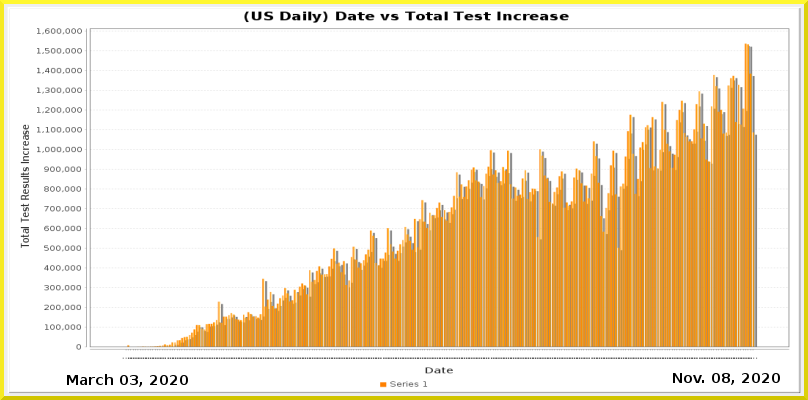
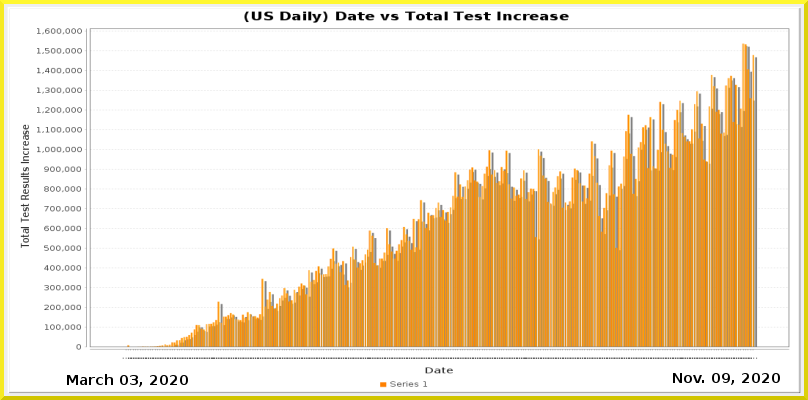
Layered file, before and after one edit (808 x 400). Changes by layer:
painted on "Current Date" over [left=722, top=373, right=730, bottom=383]
painted on "Date_vs_TestIncrease.png" over [left=137, top=43, right=758, bottom=359]
